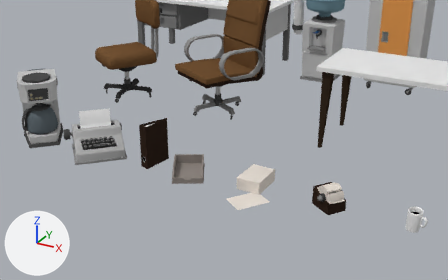
One commit to the Blender file proj_files/models/office/source/office.blend: the scene before it, then after it.
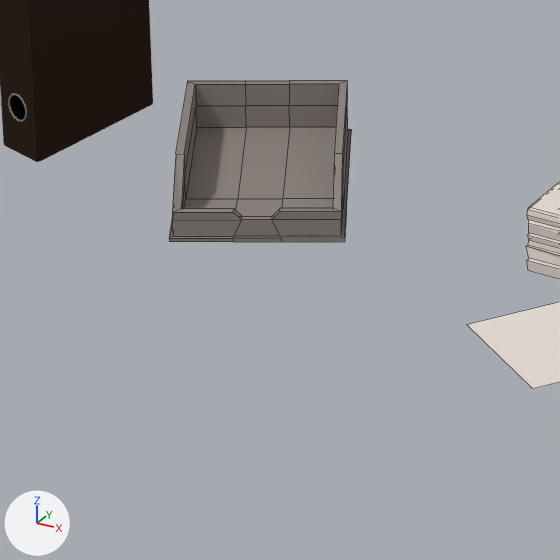
Old and new are each drawn from a camera (50 mm lens) standing at (2.122, -9.815, 3.088) and looking at (-0.677, -4.726, 0.543) and again close up on the part from 31% to 54% of the width and 50% to 86% of the height. The axes (+X, +Y, +Z) are drawn at lower left. The lights are the same throughout. The last two pictures show the newer version. The close-ups show mesh edges as thin lines.

In view in the first close-up: 'piece_of_paper', 'pile_of_paper', 'portfolio', 'storage_box'.
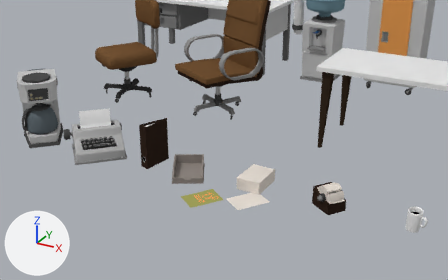
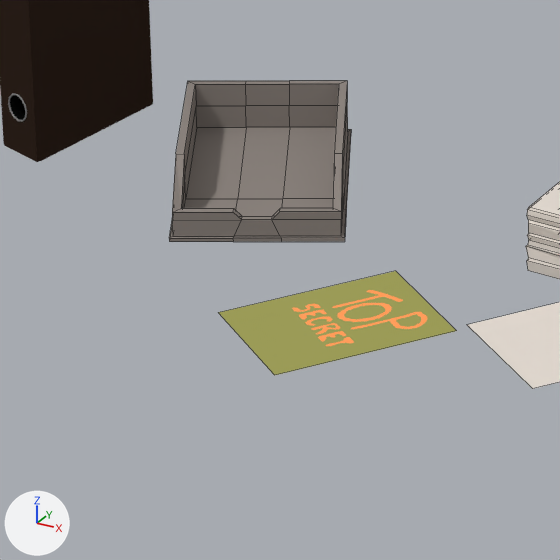
The edits, one by one:
Picture 'top_secret.png.001' (img_top_secret_png_001) is new.
Material 'top_secret' (mat_top_secret) is new.
Its texture is img_top_secret_png_001.
Its emission color is (0.999, 1.0, 0.231) (yellow #ffff84).
Its emission strength is 0.3.
Mesh me_cube_002 is new.
It has 4 vertices, 1 face and spans x -1.0..1.0, y -1.0..1.0, z 0.0.
It uses material mat_top_secret (picture img_top_secret_png_001, glowing yellow #ffff84).
Object 'piece_of_paper_top_secret' (ob_piece_of_paper_top_secret) is new; it shows me_cube_002.
Its location is (-0.759, -5.042, 0.0).
Its rotation in degrees is (0, 0, -215).
Its scale is (0.131, 0.183, 0.0673).

Where the change shows, as pixel boxes (x1, y1, x2, y2) in the close-ups (560 x 560 px):
'piece_of_paper_top_secret', added (yellow)
    after: (218, 271, 456, 375)
